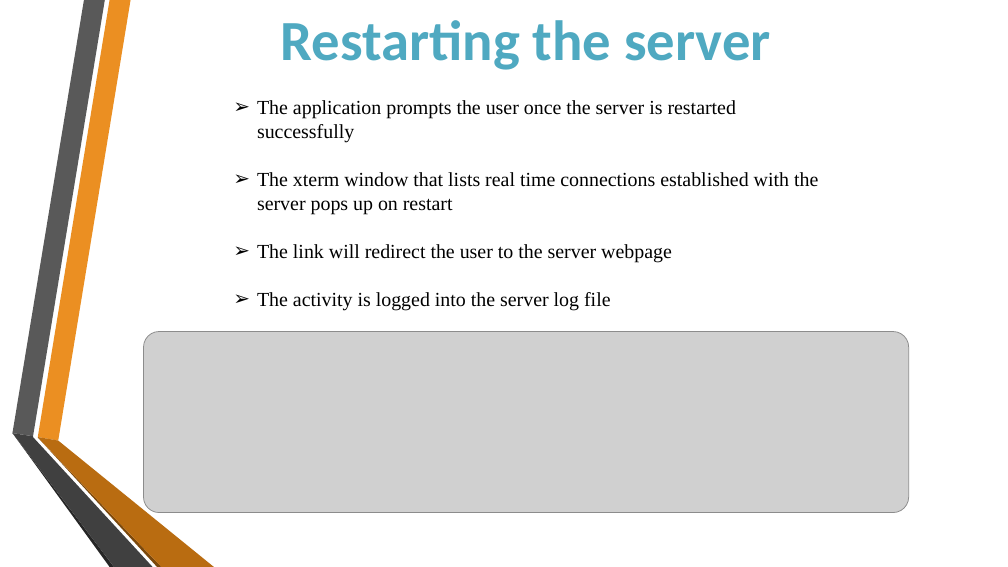
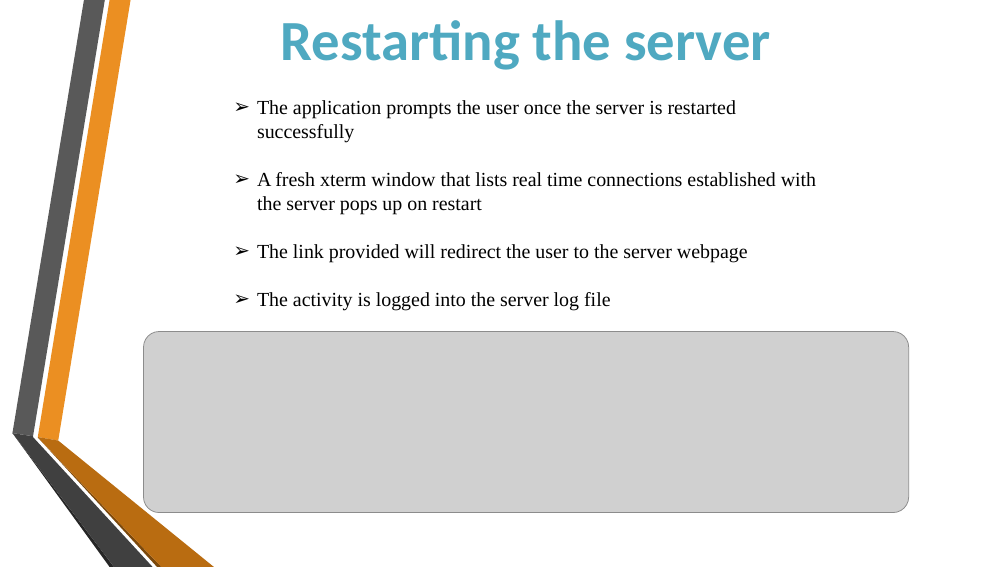
Before and after one commit to krithick14/EZ-ADMIN, a slide deck: slide 5 of Docs/Project.pptx. Drawn at 1008x567 pixels with LibreOffice and Linux fonts; fonts in the diff are those of the drawing; grey boxes stand for pictures; background and template pictures are left out. Boxes give left, top, right and bottom in pixels: in the first picture for what was removed or moved away, otherwise in the second. Text is boxed around its words. In the diff, an @@ line names an element or a change of style, - is before the commit and + after.

```diff
--- a/Docs/Project.pptx
+++ b/Docs/Project.pptx
@@ text at bbox=[257, 172, 816, 263]: text changed @@
-➢ The xterm window that lists real time connections established with the server pops up on restart
-➢ The link will redirect the user to the server webpage
+➢ A fresh xterm window that lists real time connections established with the server pops up on restart
+➢ The link provided will redirect the user to the server webpage
```
Also in this commit, not shown: 2 other slides changed.
